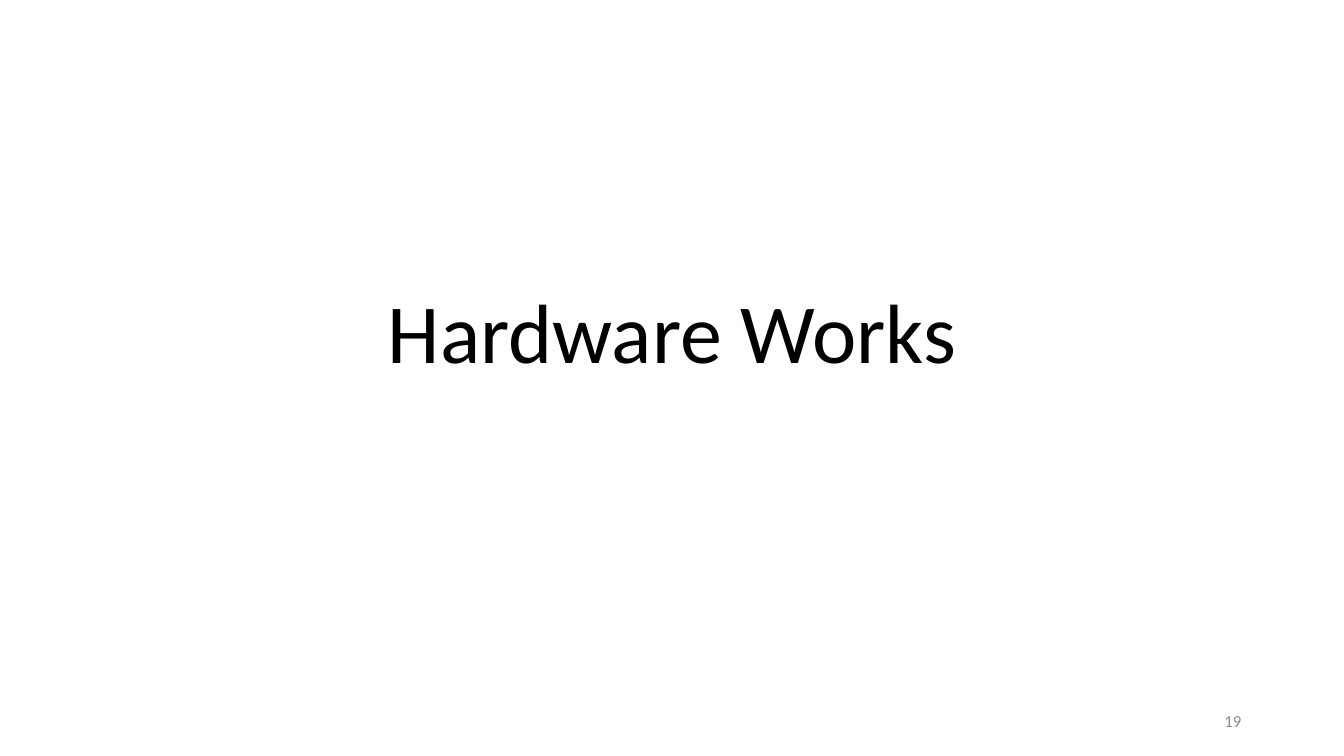
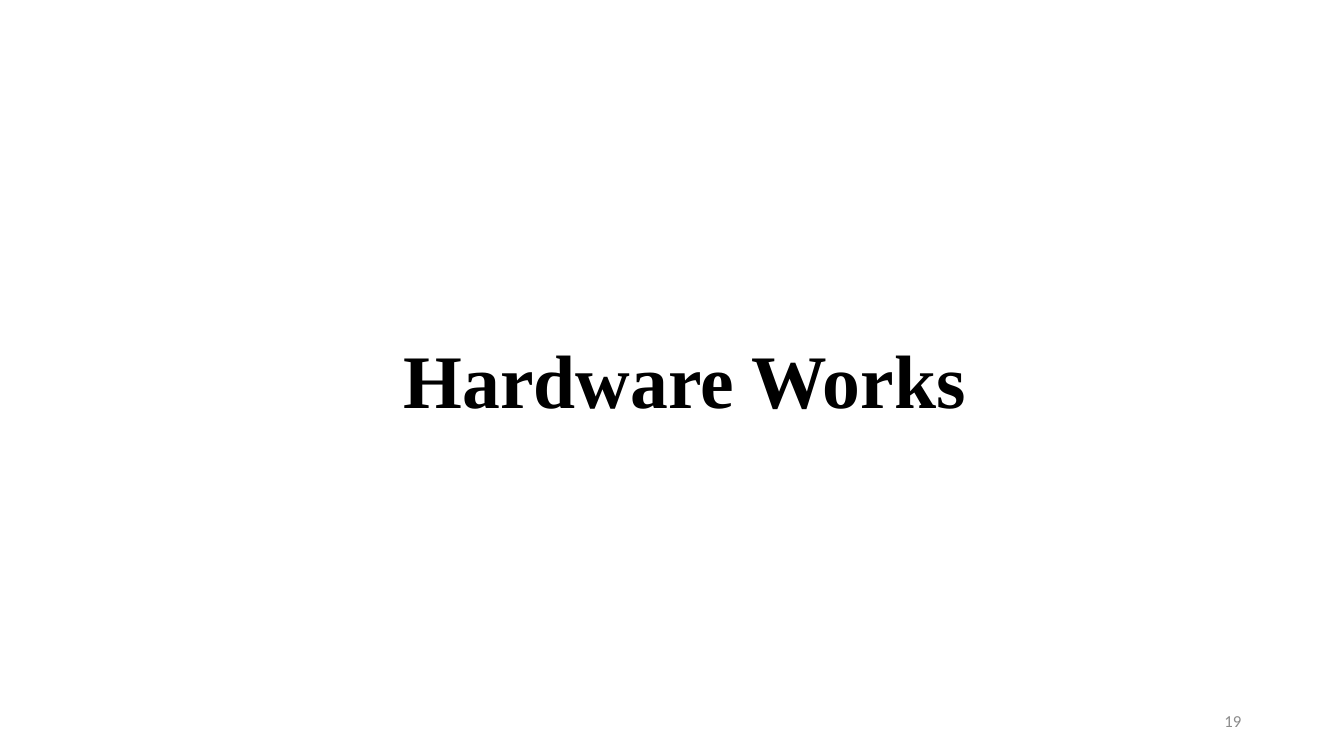
Before and after one commit to BipinGodar/ProjectReport, a slide deck: slide 19 of Smart Gloves using Flex Sensor.pptx. Drawn at 1344x756 pixels with LibreOffice and Linux fonts; fonts in the diff are those of the drawing. Boxes give left, top, right and bottom in pixels: in the first picture for what was removed or moved away, otherwise in the second. Text is boxed around its words. In the diff, an @@ line names an element or a change of style, - is before the commit and + after.

```diff
--- a/Smart Gloves using Flex Sensor.pptx
+++ b/Smart Gloves using Flex Sensor.pptx
@@ title "Hardware Works": place and size @@
-title "Hardware Works" at box(388, 304, 956, 364)
+title "Hardware Works" at box(404, 355, 965, 409)
@@ title "Hardware Works" at box(404, 355, 965, 409): size 60 to 54 pt, font Calibri to Times New Roman, bold on @@
```
Also in this commit, not shown: 8 other slides changed, 4 slides added, 3 slides removed, 3 other files.
